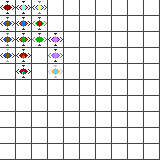
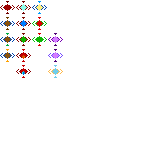
Layered file, before and after one edit (160×160). Changes by layer:
hid "Layer 0" over [0, 0, 160, 160]
